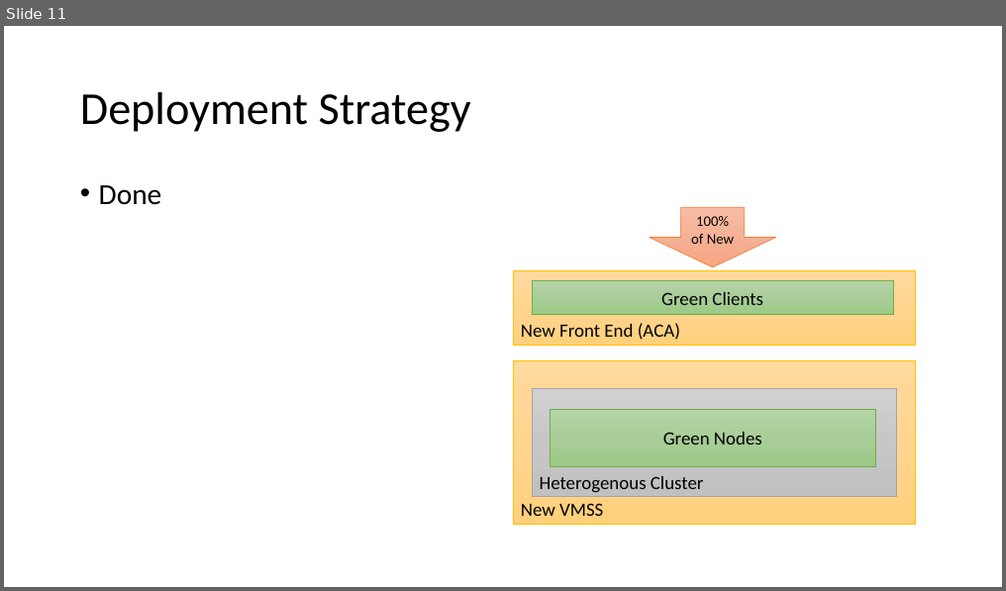
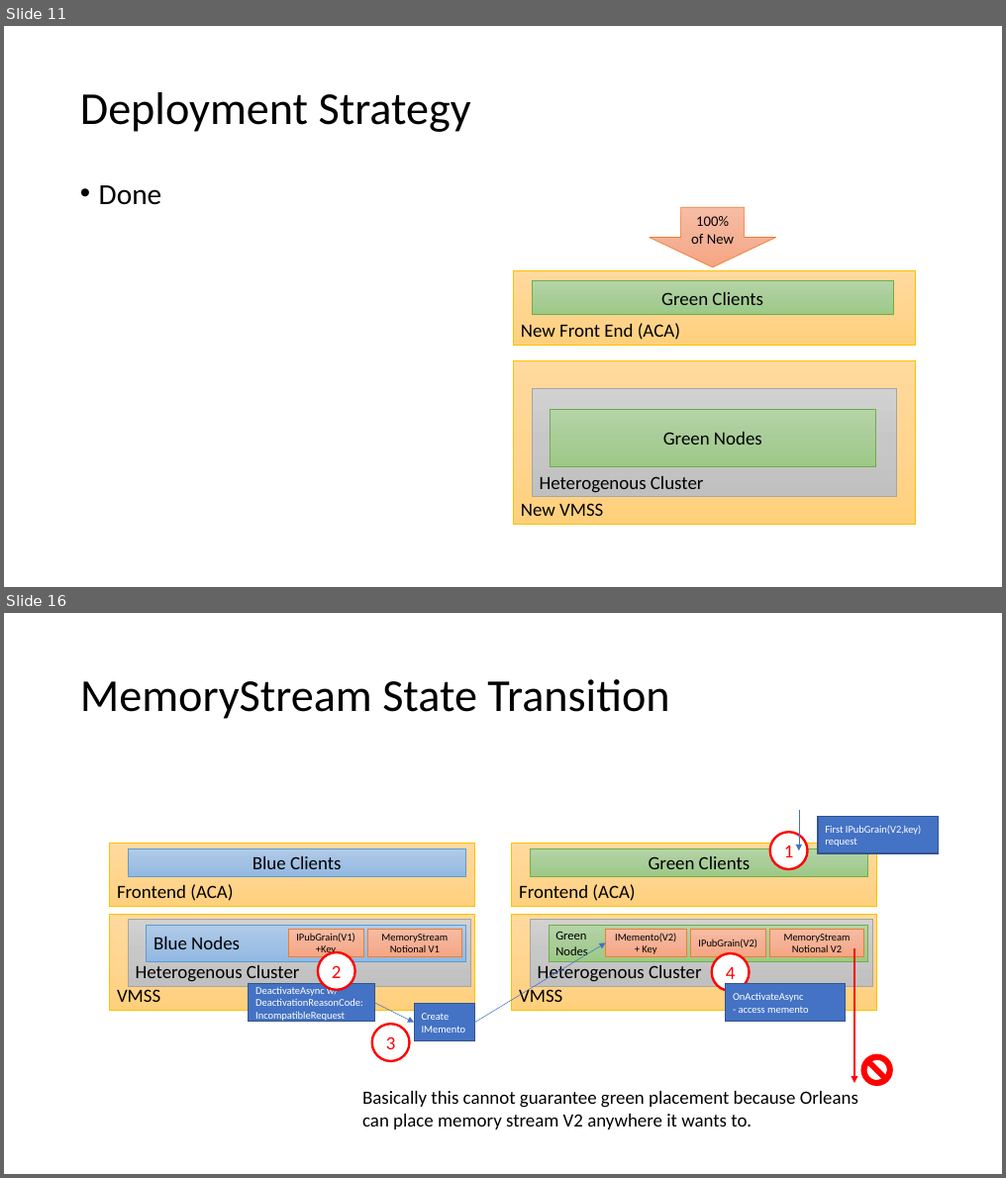
Before and after one commit to MarkNickeson/OrleansVersionAndDeploy, a slide deck: Orleans Versioning and Deployment.pptx. Shown one above the other, each under a label of ours: slide 11 before the commit, slides 11 and 16 after it; the slides between them are not shown. The pictures are 1006x591 and 1006x1178 pixels, drawn with LibreOffice and Linux fonts; fonts in the diff are those of the drawing. Boxes give left, top, right and bottom in pixels: in the first picture for what was removed or moved away, otherwise in the second. Text is boxed around its words. In the diff, an @@ line names an element or a change of style, - is before the commit and + after.

```diff
--- a/Orleans Versioning and Deployment.pptx
+++ b/Orleans Versioning and Deployment.pptx
@@ slide 16 added at (4, 613, 1002, 1174), background #FFFFFF @@
@@ title added at (80, 679, 669, 719), 44 pt, text #000000 @@
+MemoryStream State Transition
@@ arrow added from (799, 810) to (799, 851), #4472C4 0.5 pt @@
@@ rectangle added at (818, 817, 938, 854), fill #4472C4, outline #325491 1 pt, 10 pt, text #FFFFFF @@
+First IPubGrain(V2,key) request
@@ rectangle added at (110, 843, 475, 906), fill gradient #FFDB9E to #FFD590 to #FFD07C, outline #FFC000 0.5 pt, 18 pt, text #000000 @@
+Frontend (ACA)
@@ rectangle added at (129, 849, 466, 876), fill gradient #B1CBE9 to #A3C1E5 to #93B9E4, outline #5B9BD5 0.5 pt, 18 pt, text #000000 @@
+Blue Clients
@@ rectangle added at (512, 843, 877, 906), fill gradient #FFDB9E to #FFD590 to #FFD07C, outline #FFC000 0.5 pt, 18 pt, text #000000 @@
+Frontend (ACA)
@@ rectangle added at (531, 849, 868, 876), fill gradient #B5D5A7 to #AACE9A to #9CC987, outline #70AD47 0.5 pt, 18 pt, text #000000 @@
+Green Clients
@@ ellipse added at (770, 833, 807, 869), fill #FFFFFF, outline #FF0000 2.25 pt, 18 pt, text #FF0000 @@
+1
@@ rectangle added at (110, 914, 475, 1011), fill gradient #FFDB9E to #FFD590 to #FFD07C, outline #FFC000 0.5 pt, 18 pt, text #000000 @@
+VMSS
@@ rectangle added at (129, 919, 471, 986), fill gradient #D2D2D2 to #C8C8C8 to #C0C0C0, outline #A5A5A5 0.5 pt, 18 pt, text #000000 @@
+Heterogenous Cluster
@@ rectangle added at (147, 925, 466, 961), fill gradient #B1CBE9 to #A3C1E5 to #93B9E4, outline #5B9BD5 0.5 pt, 18 pt, text #000000 @@
+Blue Nodes
@@ rectangle added at (288, 929, 364, 958), fill gradient #F7BDA5 to #F5B196 to #F8A582, outline #ED7D31 0.5 pt, 10 pt, text #000000 @@
+IPubGrain(V1)
++Key
@@ rectangle added at (368, 929, 461, 958), fill gradient #F7BDA5 to #F5B196 to #F8A582, outline #ED7D31 0.5 pt, 10 pt, text #000000 @@
+MemoryStream
+Notional V1
@@ rectangle added at (512, 914, 877, 1011), fill gradient #FFDB9E to #FFD590 to #FFD07C, outline #FFC000 0.5 pt, 18 pt, text #000000 @@
+VMSS
@@ rectangle added at (531, 919, 873, 986), fill gradient #D2D2D2 to #C8C8C8 to #C0C0C0, outline #A5A5A5 0.5 pt, 18 pt, text #000000 @@
+Heterogenous Cluster
@@ rectangle added at (548, 925, 868, 961), fill gradient #B5D5A7 to #AACE9A to #9CC987, outline #70AD47 0.5 pt, 12 pt, text #000000 @@
+Green
+Nodes
@@ rectangle added at (606, 929, 686, 958), fill gradient #F7BDA5 to #F5B196 to #F8A582, outline #ED7D31 0.5 pt, 10 pt, text #000000 @@
+IMemento(V2)
++ Key
@@ rectangle added at (690, 929, 766, 958), fill gradient #F7BDA5 to #F5B196 to #F8A582, outline #ED7D31 0.5 pt, 10 pt, text #000000 @@
+IPubGrain(V2)
@@ rectangle added at (770, 929, 863, 958), fill gradient #F7BDA5 to #F5B196 to #F8A582, outline #ED7D31 0.5 pt, 10 pt, text #000000 @@
+MemoryStream
+Notional V2
@@ ellipse added at (318, 953, 355, 990), fill #FFFFFF, outline #FF0000 2.25 pt, 18 pt, text #FF0000 @@
+2
@@ arrow added from (475, 1023) to (606, 943), #4472C4 0.5 pt @@
@@ ellipse added at (712, 954, 748, 991), fill #FFFFFF, outline #FF0000 2.25 pt, 18 pt, text #FF0000 @@
+4
@@ arrow added from (854, 950) to (854, 1083), #FF0000 2.25 pt @@
@@ rectangle added at (249, 984, 374, 1022), fill #4472C4, outline #325491 1 pt, 10 pt, text #FFFFFF @@
+DeactivateAsync w/
+DeactivationReasonCode:
+IncompatibleRequest
@@ rectangle added at (726, 984, 846, 1022), fill #4472C4, outline #325491 1 pt, 10 pt, text #FFFFFF @@
+OnActivateAsync
+- access memento
@@ ellipse added at (372, 1024, 410, 1061), fill #FFFFFF, outline #FF0000 2.25 pt, 18 pt, text #FF0000 @@
+3
@@ arrow added from (374, 1003) to (414, 1023), #4472C4 0.5 pt @@
@@ rectangle added at (414, 1004, 475, 1042), fill #4472C4, outline #325491 1 pt, 10 pt, text #FFFFFF @@
+Create
+IMemento
@@ no-entry sign added at (861, 1055, 893, 1087), fill #FF0000 @@
@@ text added at (362, 1091, 858, 1130), 18 pt, text #000000 @@
+Basically this cannot guarantee green placement because Orleans
+can place memory stream V2 anywhere it wants to.
```
Also in this commit, not shown: 3 slides changed, 1 other slide added, 18 other files.
